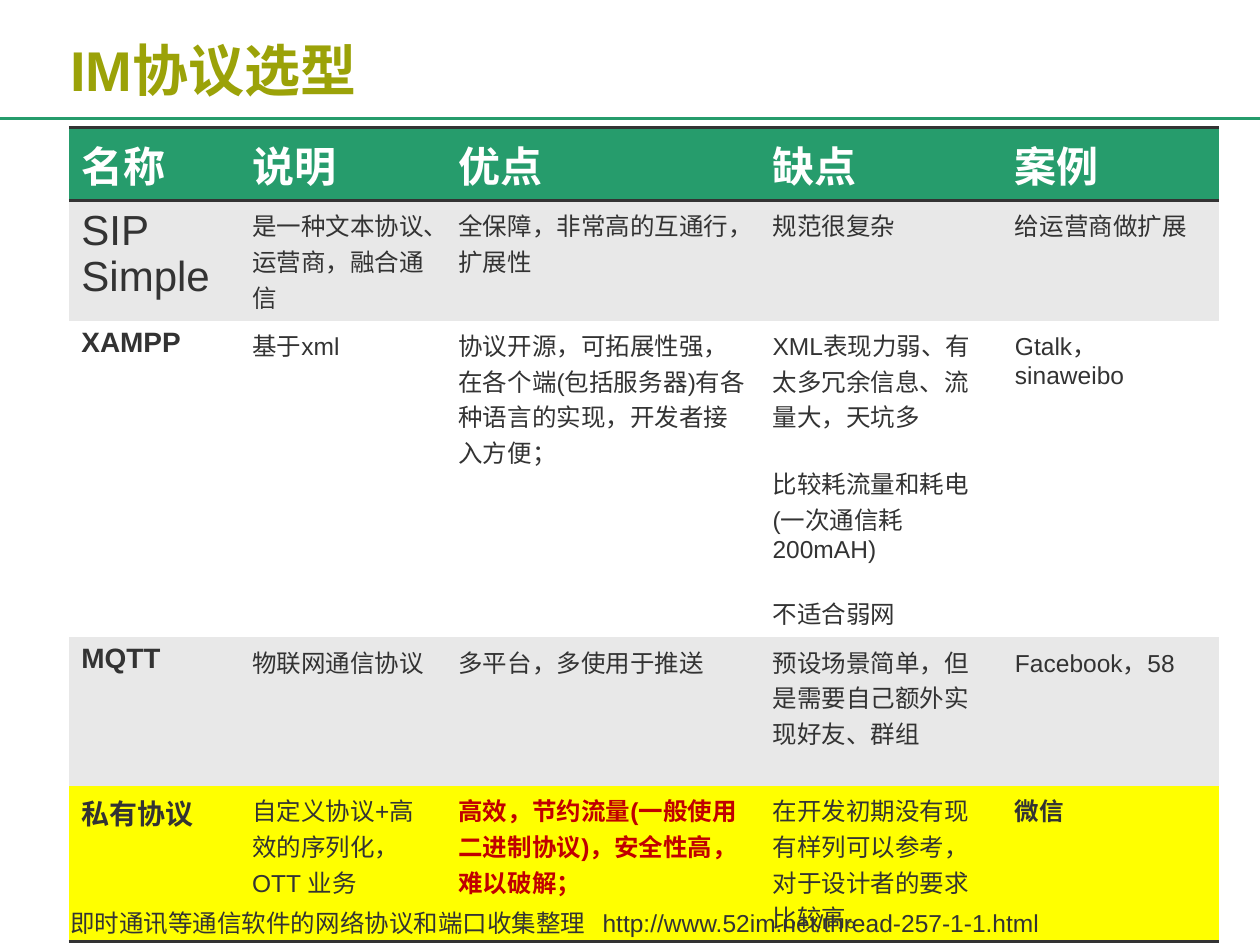
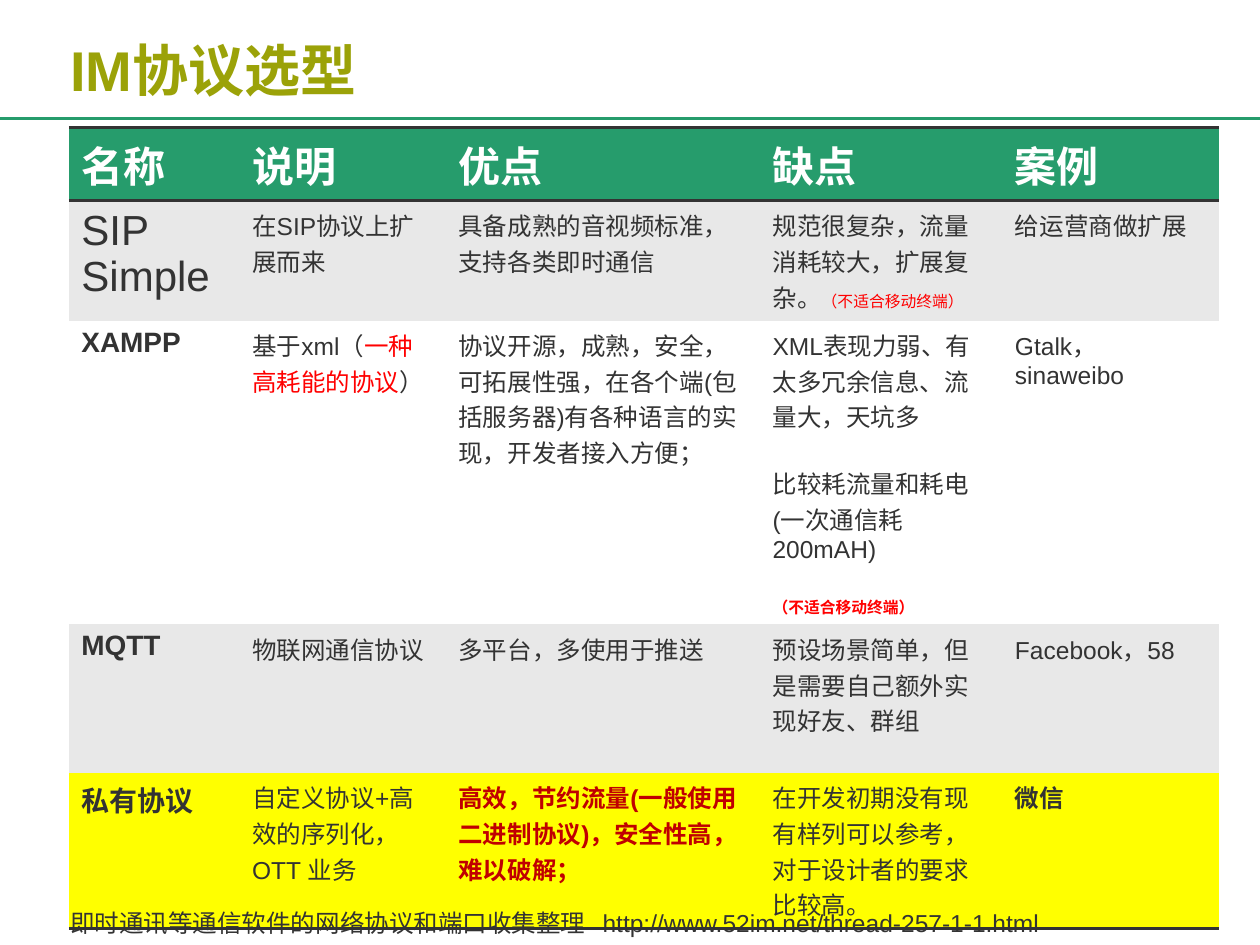
Before and after one commit to changshoumeng/me, a slide deck: slide 5 of 第二篇_IM的技术选型.pptx. Drawn at 1260x945 pixels with LibreOffice and Linux fonts; fonts in the diff are those of the drawing; background and template pictures are left out. Boxes give left, top, right and bottom in pixels: in the first picture for what was removed or moved away, otherwise in the second. Text is boxed around its words. In the diff, an @@ line names an element or a change of style, - is before the commit and + after.

```diff
--- a/第二篇_IM的技术选型.pptx
+++ b/第二篇_IM的技术选型.pptx
@@ table at [69,127,1218,925] @@
-row 2: SIP Simple | 是一种文本协议、运营商，融合通信 | 全保障，非常高的互通行，扩展性 | 规范很复杂 | 给运营商做扩展
+row 2: SIP Simple | 在SIP协议上扩展而来 | 具备成熟的音视频标准，支持各类即时通信 | 规范很复杂，流量消耗较大，扩展复杂。（不适合移动终端） | 给运营商做扩展
-row 3: XAMPP | 基于xml | 协议开源，可拓展性强，在各个端(包括服务器)有各种语言的实现，开发者接入方便； | XML表现力弱、有太多冗余信息、流量大，天坑多 / 比较耗流量和耗电(一次通信耗200mAH) / 不适合弱网 | Gtalk，sinaweibo
+row 3: XAMPP | 基于xml（一种高耗能的协议） | 协议开源，成熟，安全，可拓展性强，在各个端(包括服务器)有各种语言的实现，开发者接入方便； | XML表现力弱、有太多冗余信息、流量大，天坑多 / 比较耗流量和耗电(一次通信耗200mAH) / （不适合移动终端） | Gtalk，sinaweibo
```
Also in this commit, not shown: 1 other slide changed, 4 other files.
